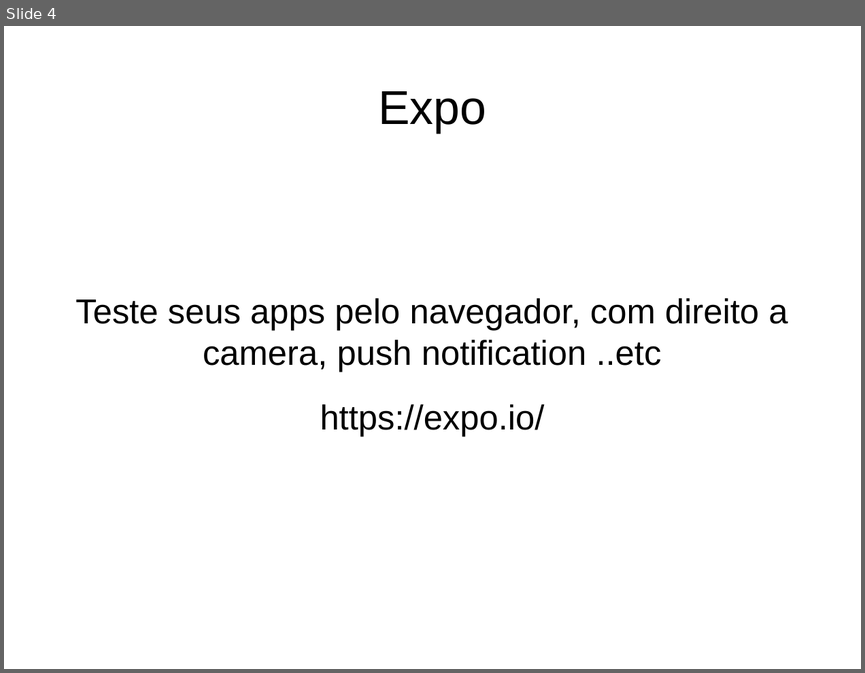
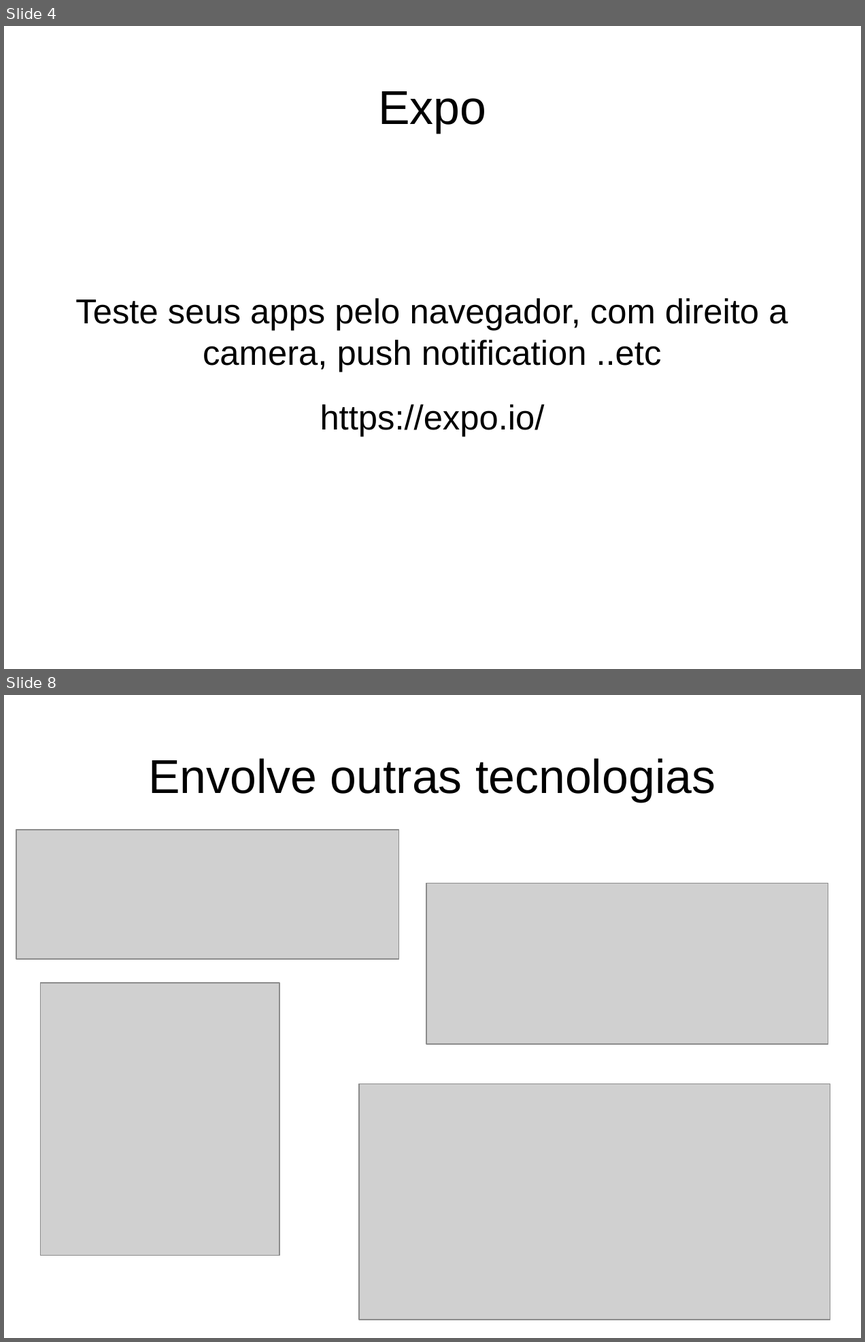
Before and after one commit to juninmd/curso-react-native, a slide deck: apresentacao2.pptx. Shown one above the other, each under a label of ours: slide 4 before the commit, slides 4 and 8 after it; the slides between them are not shown. The pictures are 865x673 and 865x1342 pixels, drawn with LibreOffice and Linux fonts; fonts in the diff are those of the drawing; grey boxes stand for pictures. Boxes give left, top, right and bottom in pixels: in the first picture for what was removed or moved away, otherwise in the second. Text is boxed around its words. In the diff, an @@ line names an element or a change of style, - is before the commit and + after.

```diff
--- a/apresentacao2.pptx
+++ b/apresentacao2.pptx
@@ slide 8 added at [4,695,861,1338], background #FFFFFF @@
@@ text added at [148,758,715,802], 44 pt, text #000000 @@
+Envolve outras tecnologias
@@ picture added at [16,830,399,959] @@
@@ picture added at [426,883,827,1044] @@
@@ picture added at [41,983,279,1255] @@
@@ picture added at [360,1084,830,1319] @@
```
Also in this commit, not shown: 1 slide changed, 5 other slides added, 1 slide removed, 13 other files.
